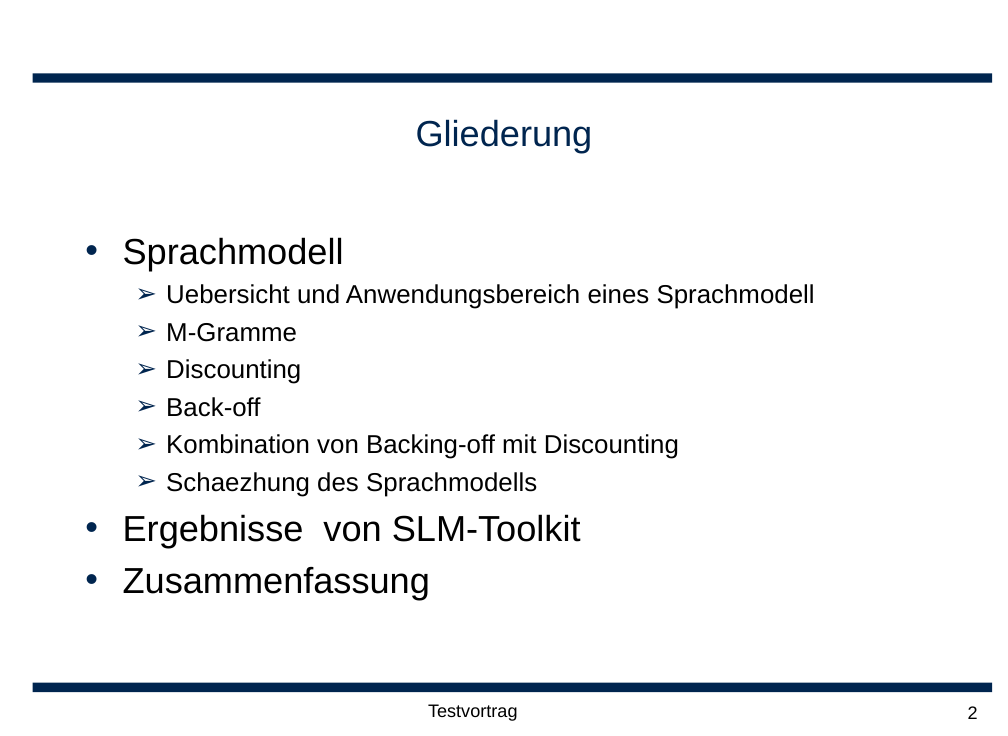
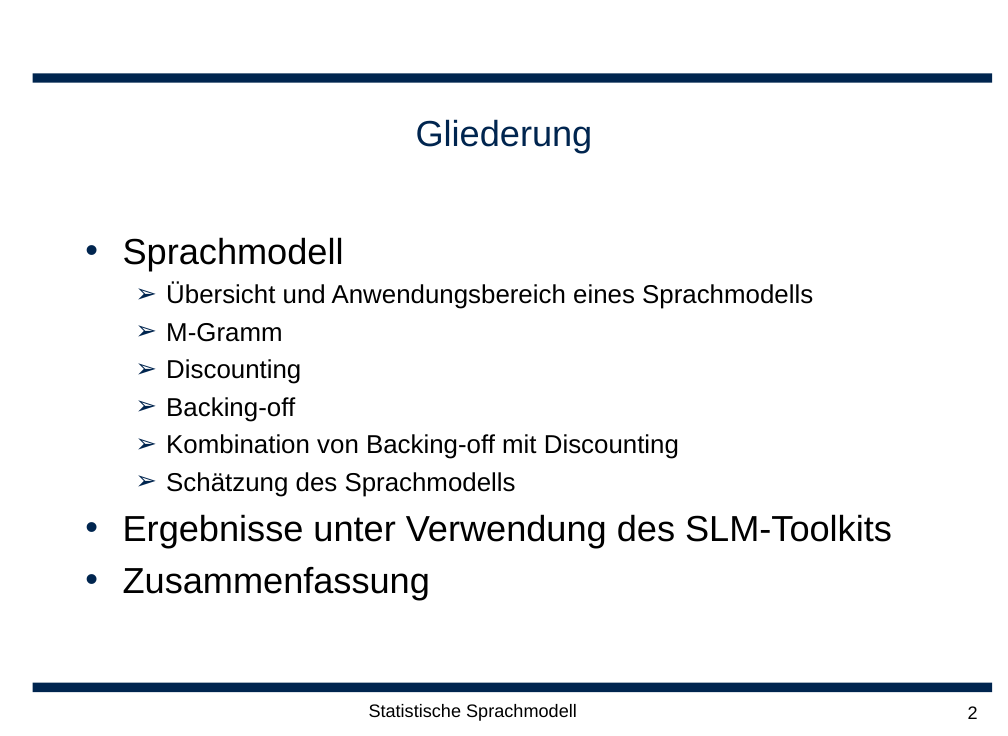
Before and after one commit to leonard117/arbeittet, a slide deck: slide 2 of ARS/doc/Statische Sprachmodellierung.ppt. Drawn at 1008x736 pixels with LibreOffice and Linux fonts; fonts in the diff are those of the drawing; background and template pictures are left out. Boxes give left, top, right and bottom in pixels: in the first picture for what was removed or moved away, otherwise in the second. Text is boxed around its words. In the diff, an @@ line names an element or a change of style, - is before the commit and + after.

```diff
--- a/ARS/doc/Statische Sprachmodellierung.ppt
+++ b/ARS/doc/Statische Sprachmodellierung.ppt
@@ text at box(166, 282, 813, 342): text changed @@
-  ➢ Uebersicht und Anwendungsbereich eines Sprachmodell
-  ➢ M-Gramme
+  ➢ Übersicht und Anwendungsbereich eines Sprachmodells
+  ➢ M-Gramm
@@ text at box(166, 397, 295, 422): text changed @@
-  ➢ Back-off
+  ➢ Backing-off
@@ text at box(123, 472, 892, 548): text changed; size 20 to 28 pt @@
-  ➢ Schaezhung des Sprachmodells
-• Ergebnisse von SLM-Toolkit
+  ➢ Schätzung des Sprachmodells
+• Ergebnisse unter Verwendung des SLM-Toolkits
@@ text at box(369, 704, 577, 721): text changed @@
-Testvortrag
+Statistische Sprachmodell
```
Also in this commit, not shown: 15 other slides changed, 5 slides added, 4 slides removed.
